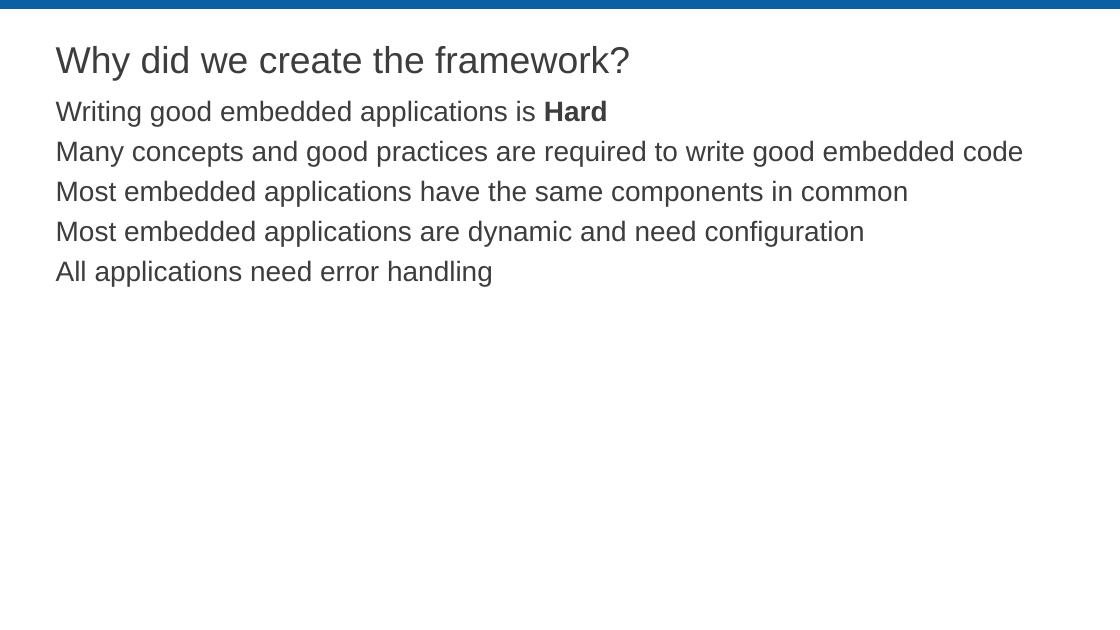
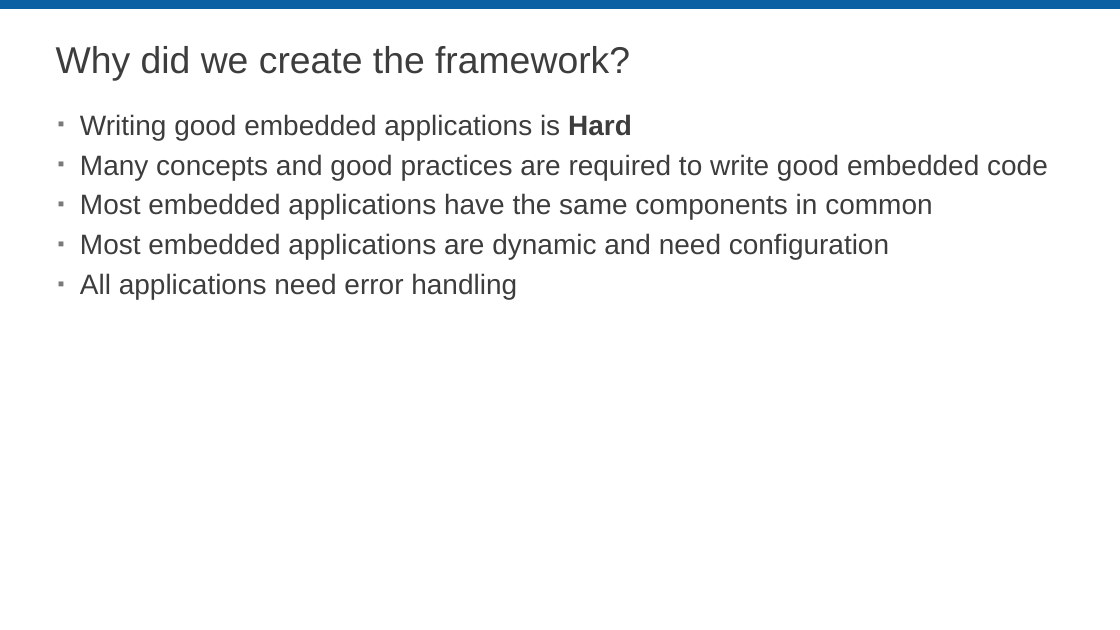
Before and after one commit to LabVIEW-DCAF/Documentation, a slide deck: slide 5 of Trunk/Presentations/A_Introduction to DCAF.pptx. Drawn at 1120x630 pixels with LibreOffice and Linux fonts; fonts in the diff are those of the drawing; background and template pictures are left out. Boxes give left, top, right and bottom in pixels: in the first picture for what was removed or moved away, otherwise in the second. Text is boxed around its words. In the diff, an @@ line names an element or a change of style, - is before the commit and + after.

```diff
--- a/Trunk/Presentations/A_Introduction to DCAF.pptx
+++ b/Trunk/Presentations/A_Introduction to DCAF.pptx
@@ text "Writing good embedded applications is ...": place and size @@
-text "Writing good embedded applications is ..." at [56, 100, 1024, 286]
+text "Writing good embedded applications is ..." at [80, 114, 1048, 299]
@@ text "Writing good embedded applications is ..." at [80, 114, 1048, 299]: bullet none to ▪ @@
```
Also in this commit, not shown: 8 other slides changed, 1 slide added, 2 slides removed, 1 other file.
